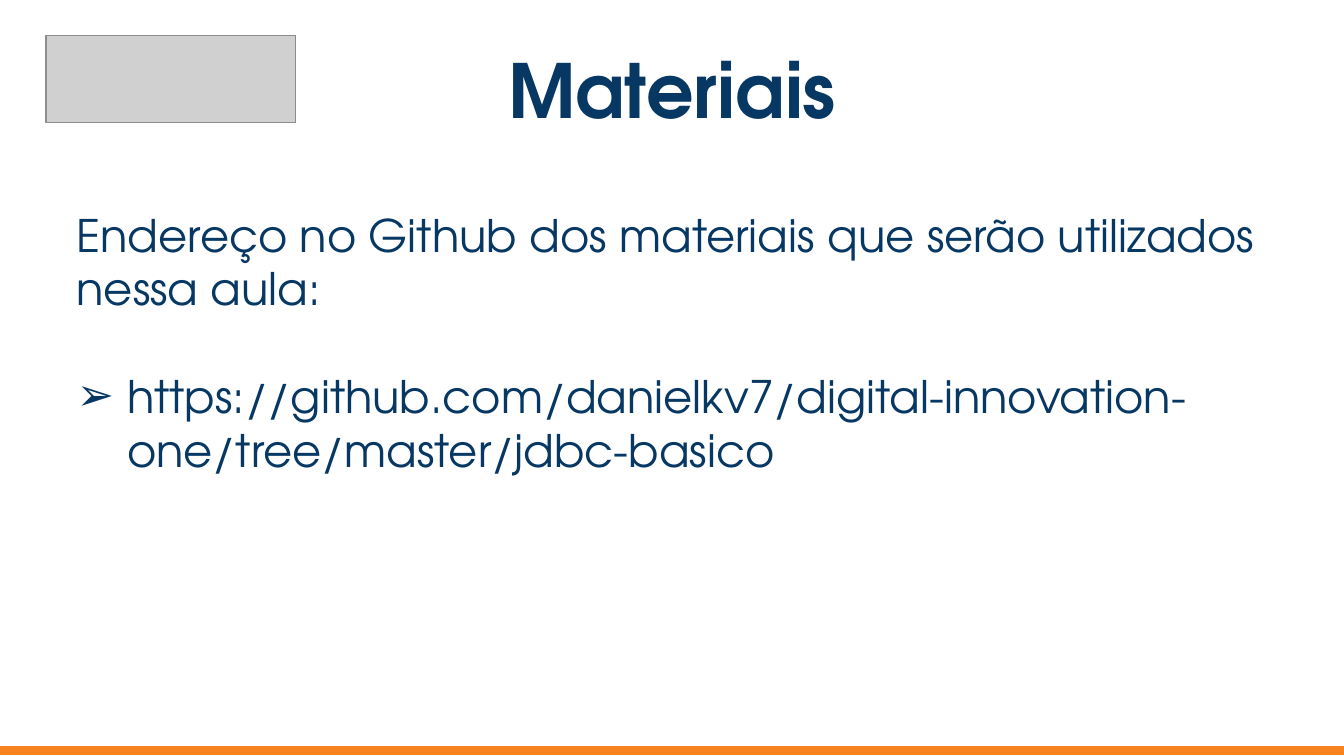
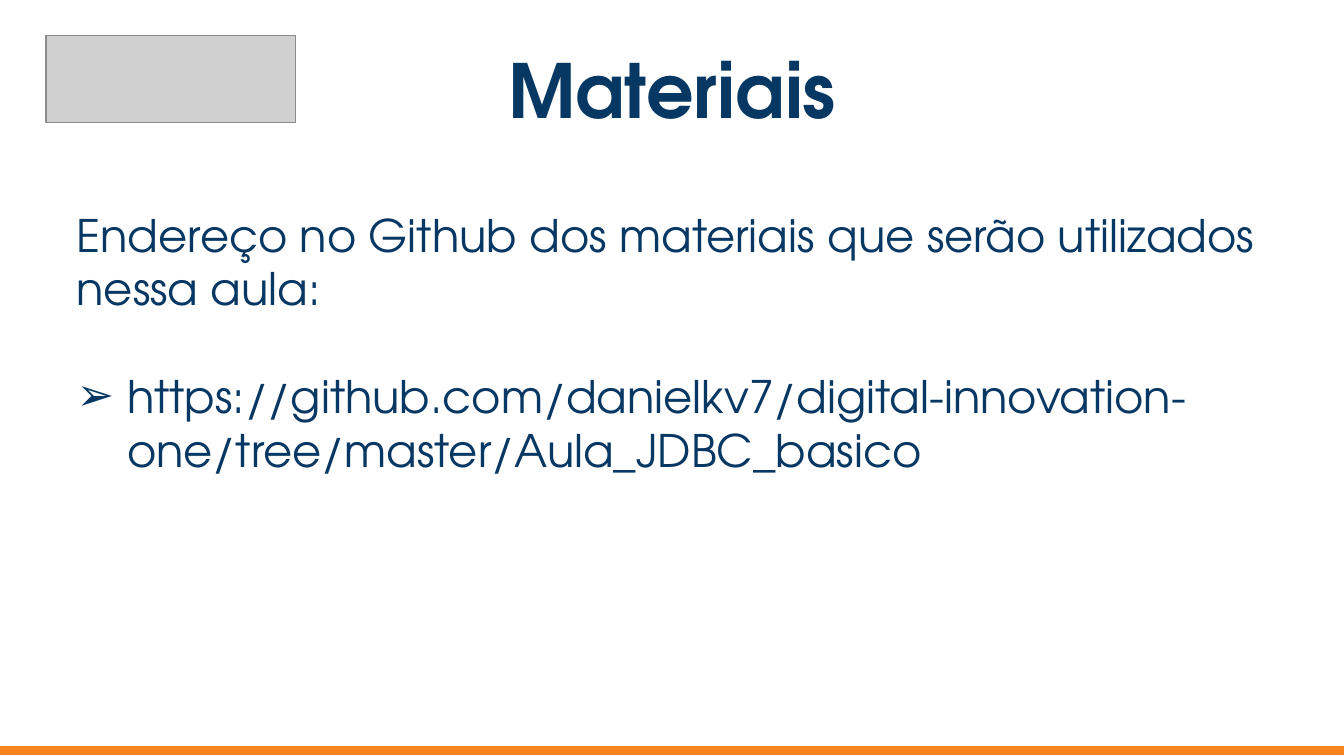
Before and after one commit to danielkv7/digital-innovation-one, a slide deck: slide 4 of Aula_JDBC_basico/Template padrão de apresentação.pptx. Drawn at 1344x756 pixels with LibreOffice and Linux fonts; fonts in the diff are those of the drawing; grey boxes stand for pictures. Boxes give left, top, right and bottom in pixels: in the first picture for what was removed or moved away, otherwise in the second. Text is boxed around its words. In the diff, an @@ line names an element or a change of style, - is before the commit and + after.

Commit message:
Atualizacao da URL do Github

```diff
--- a/Aula_JDBC_basico/Template padrão de apresentação.pptx
+++ b/Aula_JDBC_basico/Template padrão de apresentação.pptx
@@ text at (127,380,1186,474): text changed @@
-➢ https://github.com/danielkv7/digital-innovation-one/tree/master/jdbc-basico
+➢ https://github.com/danielkv7/digital-innovation-one/tree/master/Aula_JDBC_basico
```
